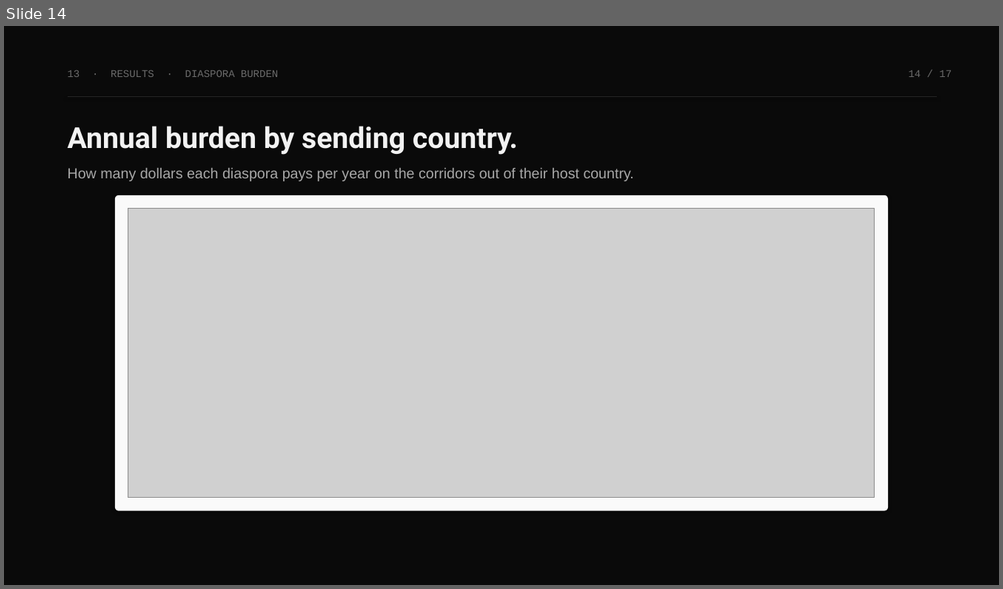
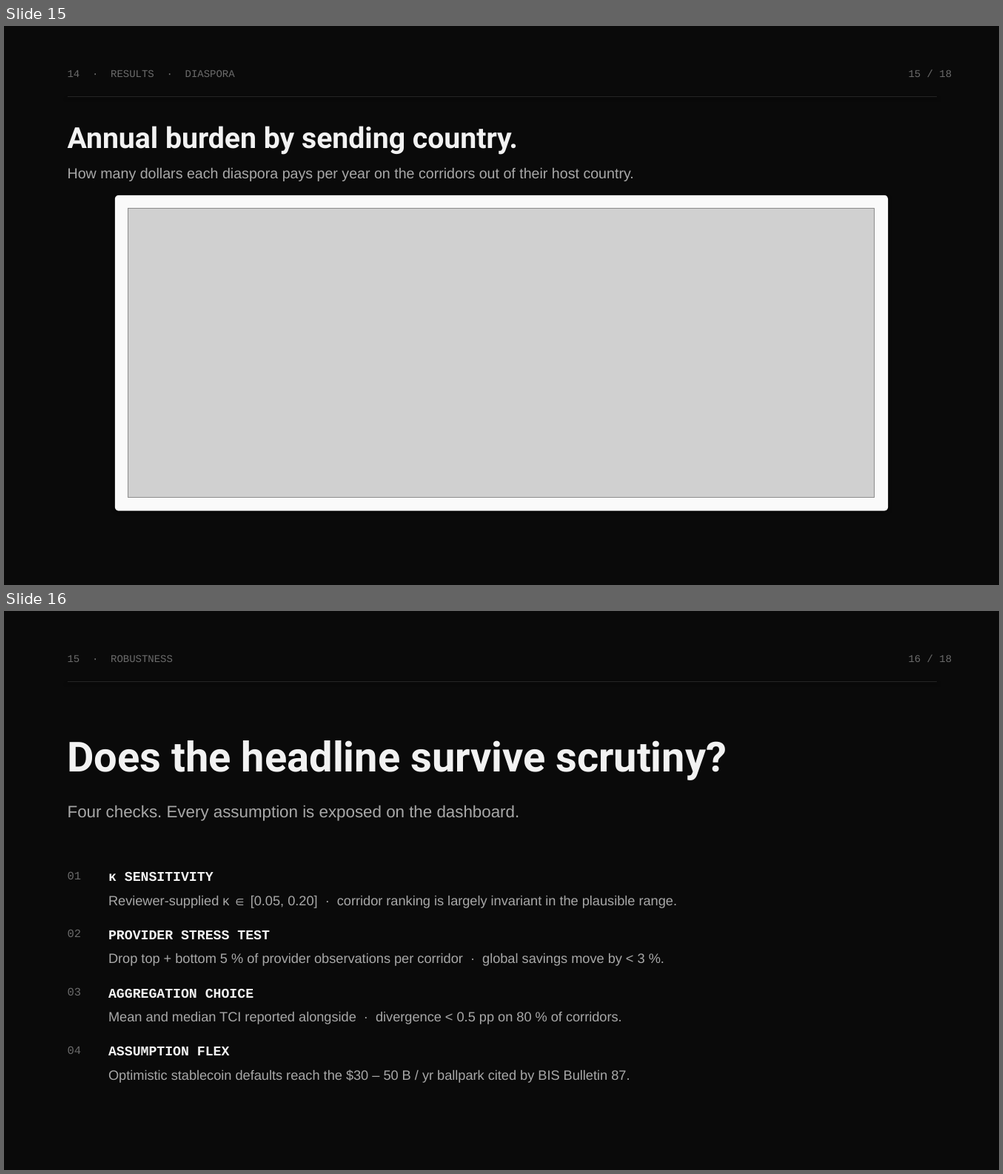
Before and after one commit to ronitdhansoia/fds, a slide deck: report/MigrantMoney_Presentation.pptx. Shown one above the other, each under a label of ours: slide 14 before the commit, slides 15 and 16 after it. The pictures are 1003x589 and 1003x1174 pixels, drawn with LibreOffice and Linux fonts; fonts in the diff are those of the drawing; grey boxes stand for pictures. Boxes give left, top, right and bottom in pixels: in the first picture for what was removed or moved away, otherwise in the second. Text is boxed around its words. In the diff, an @@ line names an element or a change of style, - is before the commit and + after.

Commit message:
feat(report): rebuild deck with FDS focus (18 slides)
Previous version read like a finance pitch. This rewrites the spine
around what the rubric actually grades: the data science workflow.

Adds three slides:
- 05 · PIPELINE — eight stages from raw RPW xlsx to static dashboard
- 06 · DATA ENGINEERING — schema sniff, melt cc1/cc2, derive fee,
       map speed actual, filter, normalize firm_type
- 15 · ROBUSTNESS — kappa sensitivity, provider stress test,
       mean vs median, assumption-flex sanity check vs BIS Bulletin 87

Drops two redundant slides:
- world map (covered by diaspora burden)
- headline synthesis (numbers already in the hook)

Reframes section overlines toward the methodology angle:
THE HOOK -> THE QUESTION, THE PROBLEM -> THE GAP. Regression slide
title changed from "Operator-class regression" to "Two-way fixed-
effects panel" to lead with the FDS technique. Subhead on the title
slide now matches the report subtitle.

Build: 18 slides, 1.0 MB.

```diff
--- a/report/MigrantMoney_Presentation.pptx
+++ b/report/MigrantMoney_Presentation.pptx
@@ slide 16 added at box(4, 611, 999, 1170), background #FFFFFF @@
@@ rectangle added at box(4, 611, 999, 1170), fill #0A0A0A @@
@@ text added at box(68, 655, 173, 662), 10 pt, text #6B6B6B @@
+15 · ROBUSTNESS
@@ text added at box(908, 655, 951, 662), 10 pt, text #6B6B6B @@
+16 / 18
@@ line added from (68, 682) to (936, 682), #242424 0.6 pt @@
@@ text added at box(68, 741, 726, 780), 40 pt, text #F2F2F2, bold @@
+Does the headline survive scrutiny?
@@ text added at box(68, 806, 520, 821), 16 pt, text #A8A8A8 @@
+Four checks. Every assumption is exposed on the dashboard.
@@ text added at box(68, 872, 81, 880), 11 pt, text #6B6B6B @@
+01
@@ text added at box(108, 872, 213, 881), 13 pt, text #F2F2F2, bold @@
+κ SENSITIVITY
@@ text added at box(108, 896, 677, 908), 13 pt, text #A8A8A8 @@
+Reviewer-supplied κ ∈ [0.05, 0.20] · corridor ranking is largely invariant in the plausible range.
@@ text added at box(68, 930, 81, 937), 11 pt, text #6B6B6B @@
+02
@@ text added at box(108, 931, 270, 940), 13 pt, text #F2F2F2, bold @@
+PROVIDER STRESS TEST
@@ text added at box(108, 954, 645, 966), 13 pt, text #A8A8A8 @@
+Drop top + bottom 5 % of provider observations per corridor · global savings move by < 3 %.
@@ text added at box(68, 988, 81, 996), 11 pt, text #6B6B6B @@
+03
@@ text added at box(108, 989, 253, 998), 13 pt, text #F2F2F2, bold @@
+AGGREGATION CHOICE
@@ text added at box(108, 1012, 622, 1025), 13 pt, text #A8A8A8 @@
+Mean and median TCI reported alongside · divergence < 0.5 pp on 80 % of corridors.
@@ text added at box(68, 1047, 81, 1054), 11 pt, text #6B6B6B @@
+04
@@ text added at box(108, 1047, 230, 1056), 13 pt, text #F2F2F2, bold @@
+ASSUMPTION FLEX
@@ text added at box(108, 1070, 629, 1083), 13 pt, text #A8A8A8 @@
+Optimistic stablecoin defaults reach the $30 – 50 B / yr ballpark cited by BIS Bulletin 87.
@@ what was slide 14 is now slide 15 @@
@@ slide 15 changed as well @@
@@ text at box(68, 70, 235, 77): text changed @@
-13 · RESULTS · DIASPORA BURDEN
+14 · RESULTS · DIASPORA
@@ text at box(908, 70, 951, 77): text changed @@
-14 / 17
+15 / 18
```
Also in this commit, not shown: 14 other slides changed, 2 other slides added, 2 slides removed, 1 other file.
